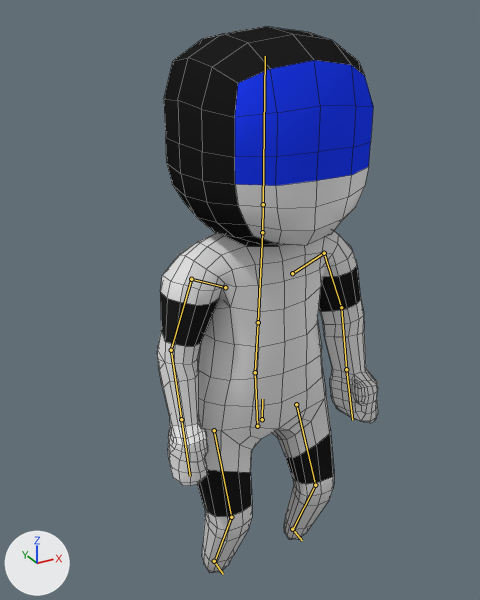
Renders of the Blender file assets/Person.blend from each side of a commit.
Rendered twice from a 50 mm camera at (-1.52, -2.55, 2.91) aimed at (0.04, 0.29, 1.49). Every picture has the same lights, and +X, +Y and +Z are marked at lower left. The older version comes first. Both versions are drawn at frame 0 of the action 'RecieveHit'; the numbers are the values there. The bones that change, and the others that lie on the model, are drawn over the model as lines. Mesh edges are drawn as thin lines.

In view in the first picture: 'Body'.
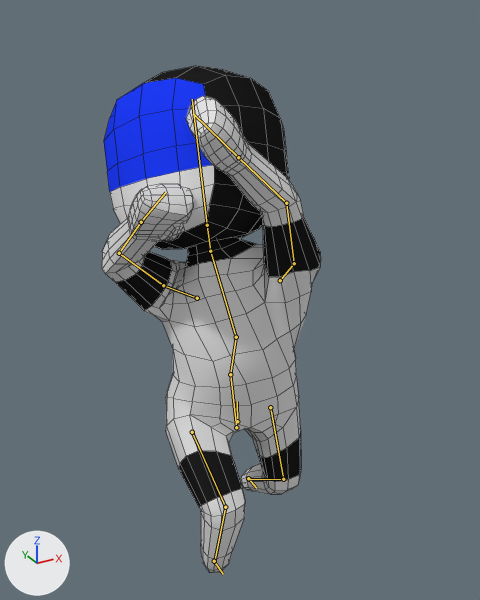
Location of each change, [x1, y1, x2, y2] in pixels of the pictures (480 x 600 px):
'Body', posed (7% shorter): before [157, 27, 378, 573]; after [102, 66, 321, 573]
bone 'Foot.L', root to tip: before (292, 529) to (302, 540); after (248, 478) to (256, 488)
bone 'Body', root to tip: before (262, 419) to (262, 399); after (237, 421) to (237, 401)
bone 'Hips', root to tip: before (257, 426) to (255, 372); after (236, 427) to (230, 374)
bone 'Abdomen', root to tip: before (255, 372) to (258, 322); after (230, 374) to (236, 337)
bone 'Torso', root to tip: before (258, 322) to (262, 232); after (236, 337) to (210, 251)
bone 'Neck', root to tip: before (262, 232) to (263, 204); after (210, 251) to (207, 225)
bone 'Head', root to tip: before (263, 204) to (265, 56); after (207, 225) to (192, 99)
bone 'Shoulder.L', root to tip: before (292, 273) to (324, 253); after (280, 280) to (294, 263)
bone 'UpperArm.L', root to tip: before (324, 253) to (341, 307); after (294, 263) to (286, 203)
bone 'LowerArm.L', root to tip: before (341, 307) to (346, 369); after (286, 203) to (238, 157)
bone 'Shoulder.R', root to tip: before (225, 287) to (191, 279); after (197, 298) to (163, 285)
bone 'UpperArm.R', root to tip: before (191, 279) to (171, 350); after (163, 285) to (119, 253)
bone 'LowerArm.R', root to tip: before (171, 350) to (181, 419); after (119, 253) to (141, 222)

What the commit changed:
Bone 'Foot.L' (bone_foot_l) moves from (0.0, 0.0, 0.0) to (0.0, -0.539, -0.006).
Bone 'Body' (bone_body) moves from (0.0, -0.086, 0.0) to (-0.014, -0.238, -0.248).
Bone 'Body' (bone_body) turns from (0, 0, 0) to (-2, 0, 0) degrees about its own x, y and z.
Bone 'Hips' (bone_hips) moves from (0.0, 0.0, 0.0) to (-0.004, 0.023, 0.049).
Bone 'Hips' (bone_hips) turns from (0, 0, 0) to (-5, -2, 0) degrees about its own x, y and z.
Bone 'Abdomen' (bone_abdomen) turns from (0, 0, 0) to (22, -2, 2) degrees about its own x, y and z.
Bone 'Torso' (bone_torso) turns from (0, 0, 0) to (-47, -44, 47) degrees about its own x, y and z.
Bone 'Neck' (bone_neck) turns from (0, 0, 0) to (-13, 5, 1) degrees about its own x, y and z.
Bone 'Head' (bone_head) turns from (0, 0, 0) to (-2, 0, 0) degrees about its own x, y and z.
Bone 'Shoulder.L' (bone_shoulder_l) moves from (0.005, 0.005, 0.0) to (0.016, 0.013, -0.218).
Bone 'Shoulder.L' (bone_shoulder_l) turns from (0, 0, 0) to (16, -8, 6) degrees about its own x, y and z.
Bone 'UpperArm.L' (bone_upperarm_l) turns from (-76, 15, -49) to (61, -10, -46) degrees about its own x, y and z.
Bone 'LowerArm.L' (bone_lowerarm_l) moves from (0.0, 0.001, 0.0) to (0.0, 0.0, 0.0).
Bone 'LowerArm.L' (bone_lowerarm_l) turns from (-3, 12, -17) to (-9, -6, -25) degrees about its own x, y and z.
Bone 'Shoulder.R' (bone_shoulder_r) turns from (0, 0, 0) to (16, 8, -6) degrees about its own x, y and z.
Bone 'UpperArm.R' (bone_upperarm_r) turns from (-76, -15, 49) to (63, -42, 18) degrees about its own x, y and z.
Bone 'LowerArm.R' (bone_lowerarm_r) turns from (-3, -12, 17) to (63, 3, 17) degrees about its own x, y and z.
